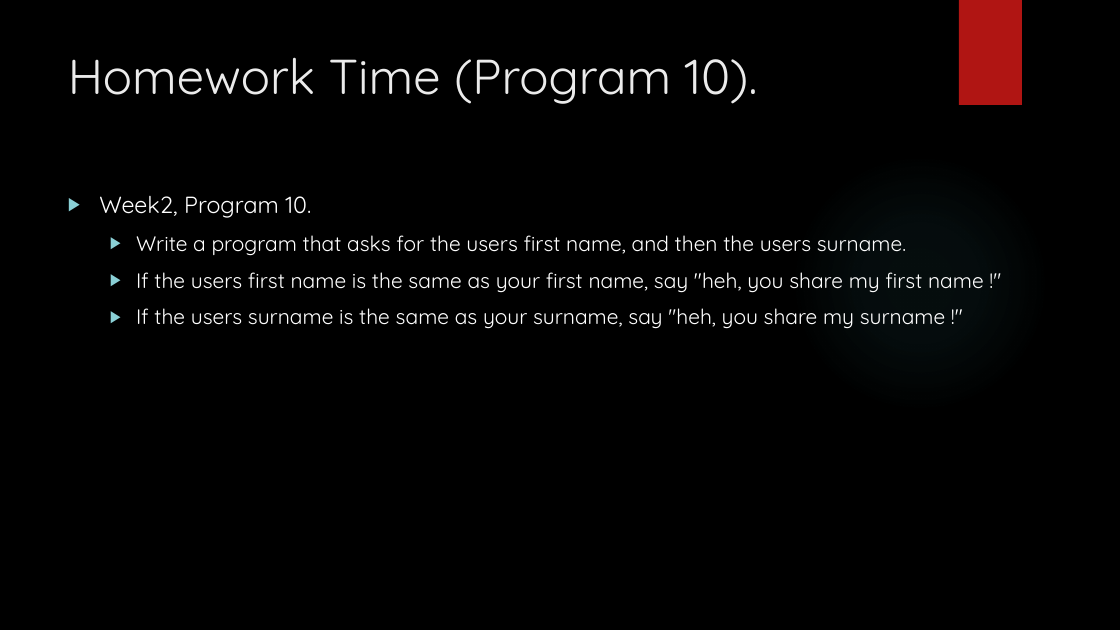
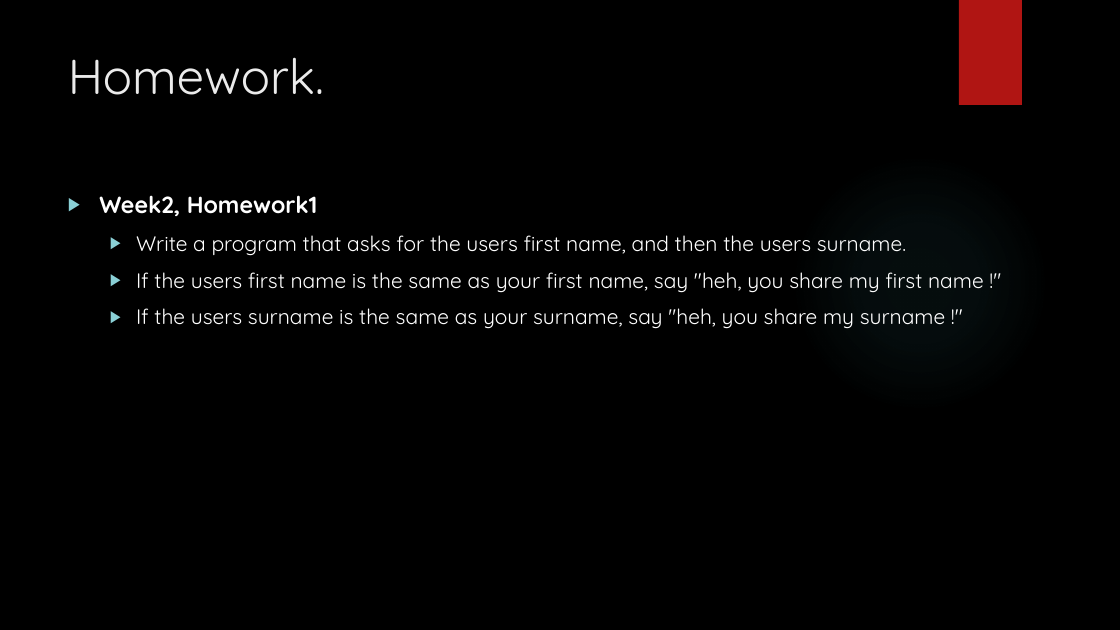
Before and after one commit to davidgroves/DGM_Tutorials, a slide deck: slide 21 of week2/week2.pptx. Drawn at 1120x630 pixels with LibreOffice and Linux fonts; fonts in the diff are those of the drawing; background and template pictures are left out. Boxes give left, top, right and bottom in pixels: in the first picture for what was removed or moved away, otherwise in the second. Text is boxed around its words. In the diff, an @@ line names an element or a change of style, - is before the commit and + after.

Commit message:
Renamed homework.

```diff
--- a/week2/week2.pptx
+++ b/week2/week2.pptx
@@ title at <box>68,57,324,95</box>: text changed @@
-Homework Time (Program 10).
+Homework.
@@ text at <box>99,195,317,216</box>: text changed; bold on @@
-▶ Week2, Program 10.
+▶ Week2, Homework1
```
Also in this commit, not shown: 4 other slides changed.
